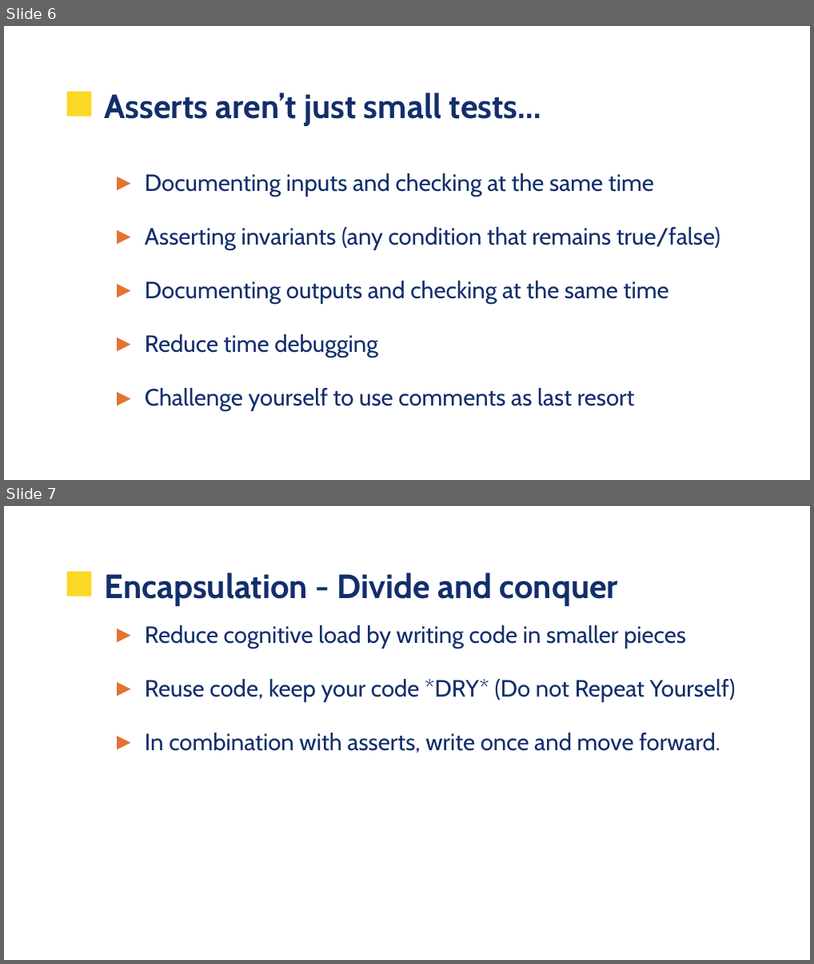
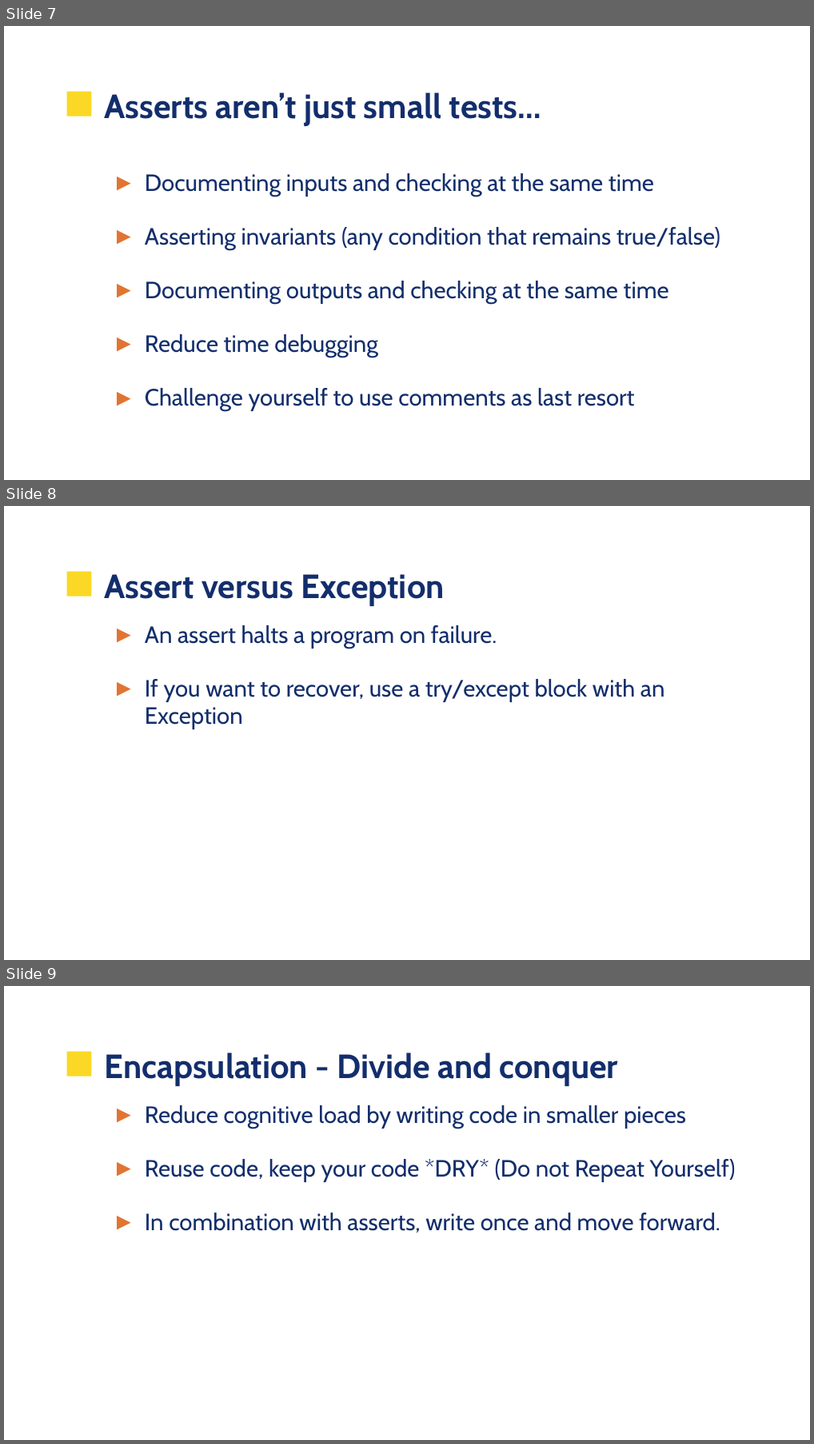
Before and after one commit to UVADS/data_engineering, a slide deck: sw_skills/sw_skills.pptx. Shown one above the other, each under a label of ours: slides 6 and 7 before the commit, slides 7, 8 and 9 after it. The pictures are 814x964 and 814x1444 pixels, drawn with LibreOffice and Linux fonts; fonts in the diff are those of the drawing; background and template pictures are left out. Boxes give left, top, right and bottom in pixels: in the first picture for what was removed or moved away, otherwise in the second. Text is boxed around its words. In the diff, an @@ line names an element or a change of style, - is before the commit and + after.

```diff
--- a/sw_skills/sw_skills.pptx
+++ b/sw_skills/sw_skills.pptx
@@ slide 8 added at (4, 506, 810, 960), background picture (left out); not listed: 1 template element that a slide beside it also shows @@
@@ title added at (105, 574, 445, 605), 30 pt, text #132E6C, bold @@
+Assert versus Exception
@@ text added at (145, 625, 666, 729), 21 pt, text #132E6C @@
+► An assert halts a program on failure.
+► If you want to recover, use a try/except block with an Exception
@@ what was slide 6 is now slide 7 @@
@@ what was slide 7 is now slide 9 @@
```
Also in this commit, not shown: 5 slides changed, 3 other slides added, 2 other files.
